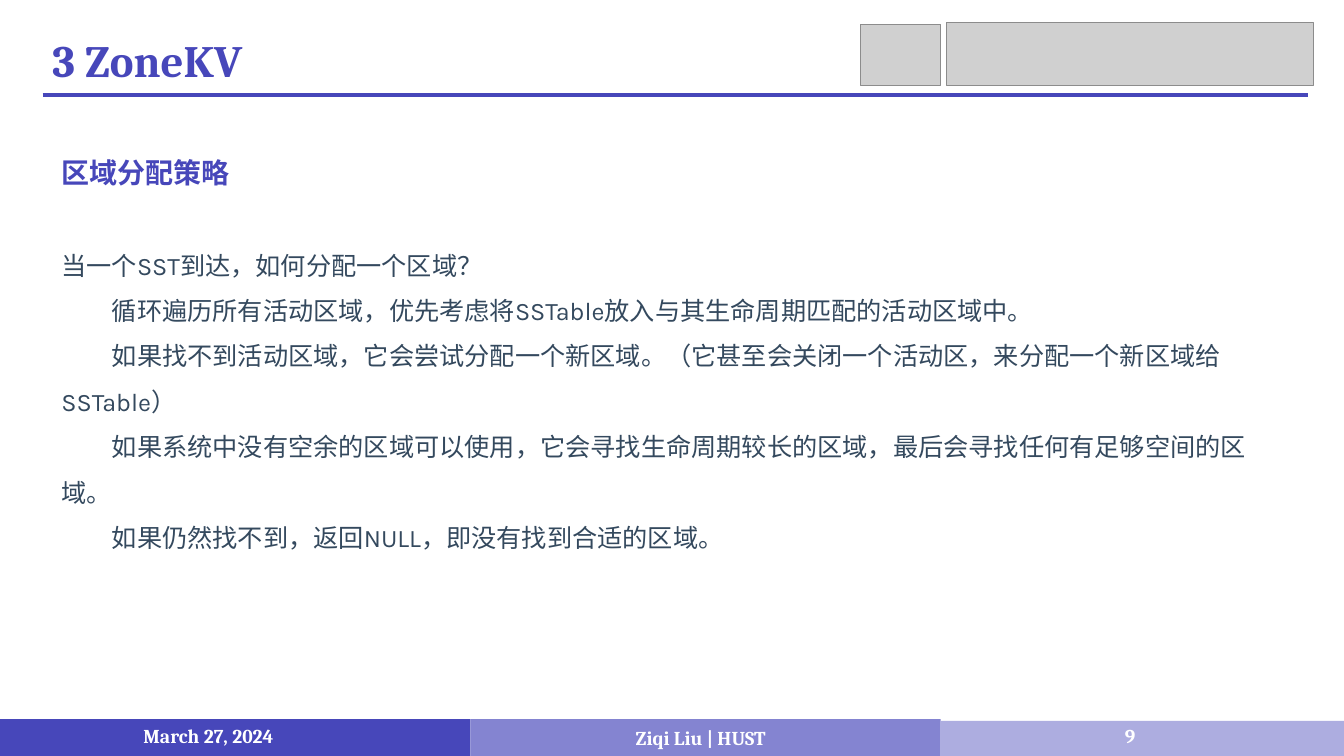
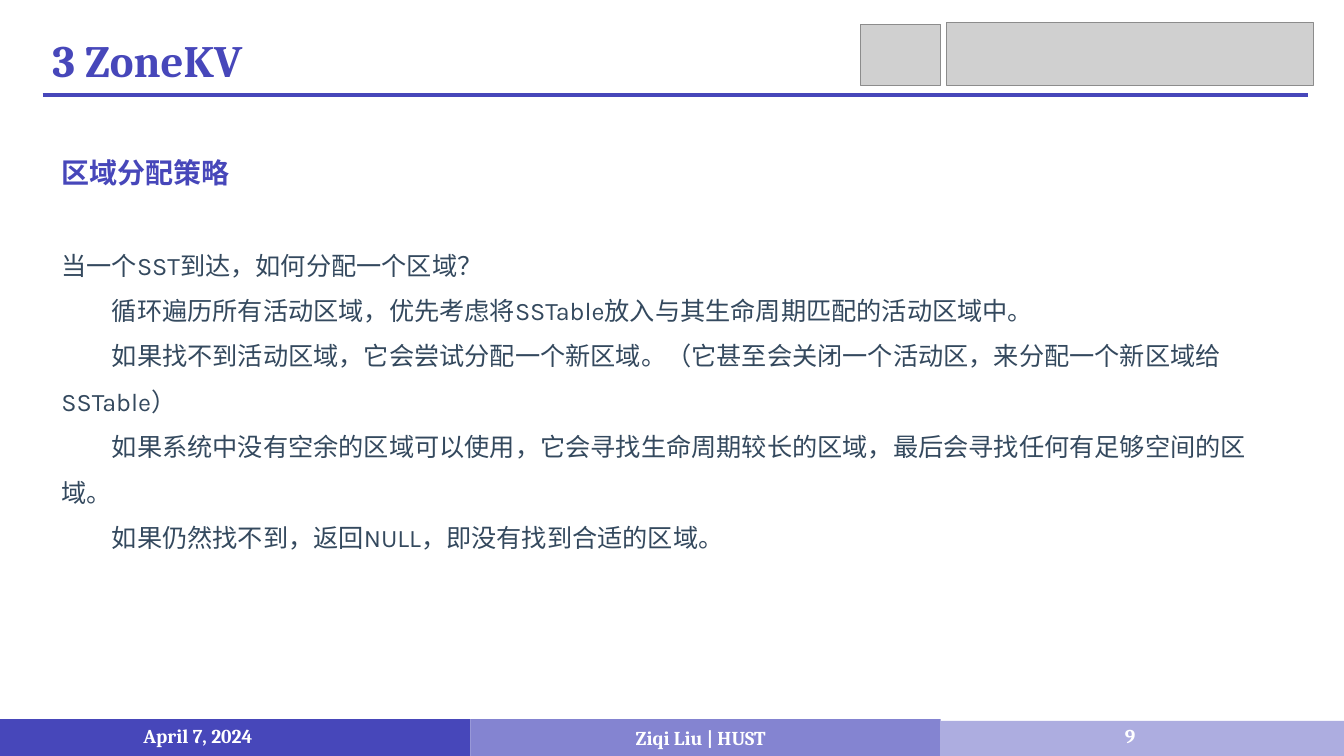
Before and after one commit to LiuziqiOvO/md, a slide deck: slide 9 of Paper/报告/5_ZoneKV .pptx. Drawn at 1344x756 pixels with LibreOffice and Linux fonts; fonts in the diff are those of the drawing; grey boxes stand for pictures. Boxes give left, top, right and bottom in pixels: in the first picture for what was removed or moved away, otherwise in the second. Text is boxed around its words. In the diff, an @@ line names an element or a change of style, - is before the commit and + after.

```diff
--- a/Paper/报告/5_ZoneKV .pptx
+++ b/Paper/报告/5_ZoneKV .pptx
@@ text at bbox=[143, 729, 252, 747]: text changed @@
-March 27, 2024
+April 7, 2024
```
Also in this commit, not shown: 10 other slides changed, 9 other files.
